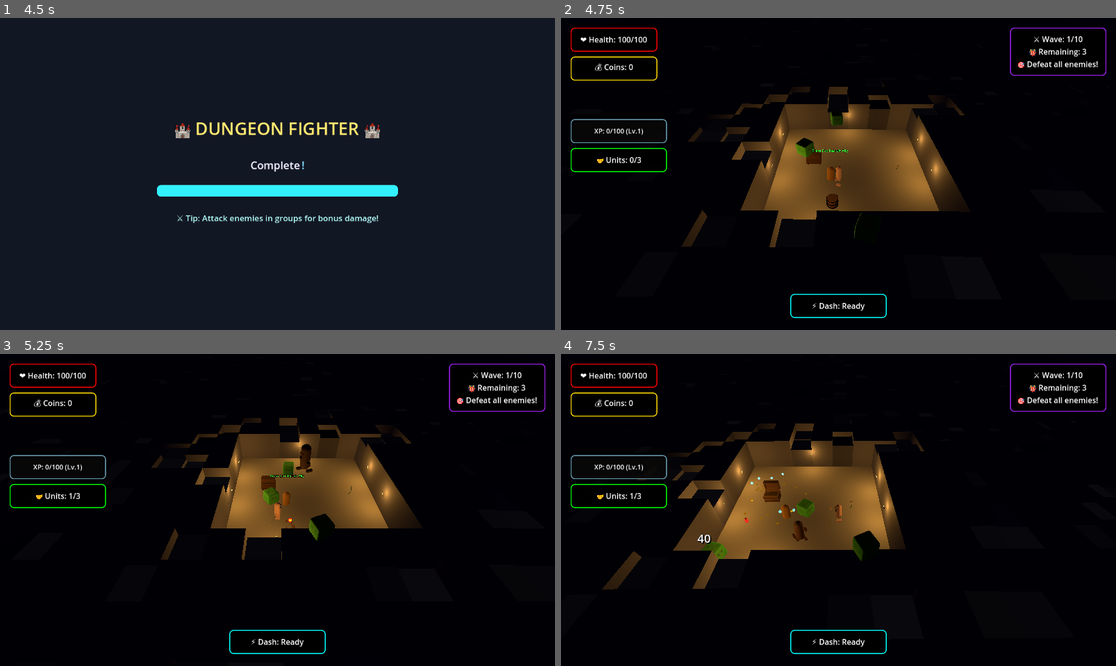
Above: before the commit, frames 1-4 (two rows, left to right).
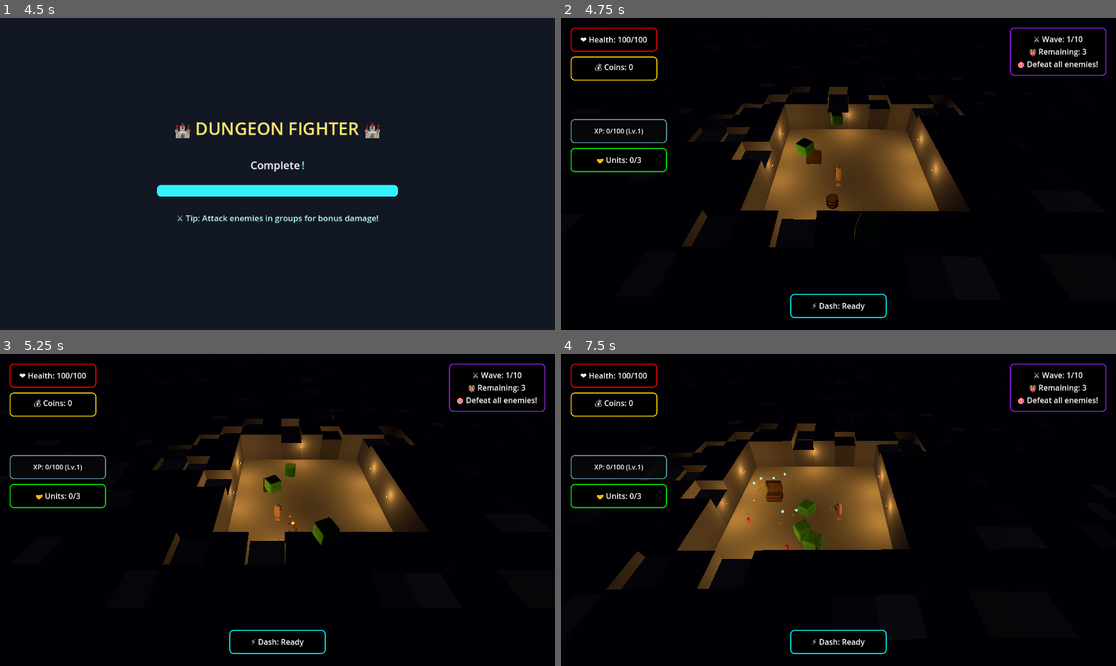
Above: after the commit, the same moments.

Repository: thaner66666666/game-1
Game: Godot game, scene res://Scenes/main.tscn
Same seed, same stepped clock (60 frames per second), same inputs: the game is played once before the commit and once after it.
Inputs (mouse positions are in pixels of both pictures, inside the frame that each line leads up to):
- Up to frame 1 (4.5 s): tap Enter at 0.5, 4.25 s; move the mouse to (399, 158) at 0.52 s; hold D (move_right) 0.53-1.28 s; hold E (interaction) 0.53-1.28 s; click (399, 158) at 0.67 s; move the mouse to (166, 189) at 1.27 s; hold S (move_down) 1.28-2.03 s; click (166, 189) at 1.35 s; tap E (interaction) at 1.55, 3.05, 4.35 s; move the mouse to (333, 105) at 2.02 s; hold D (move_right) 2.03-2.78 s; hold E (interaction) 2.03-2.78 s; tap Space (dash) at 2.1, 3.5 s; move the mouse to (249, 236) at 2.77 s; hold W (move_up) 2.78-3.53 s; tap Q (drop_weapon) at 2.85 s; click (249, 236) at 2.92 s; move the mouse to (444, 220) at 3.52 s; hold E (interaction) 3.53-4.28 s; hold A (move_left) from 3.53 s (still down); move the mouse to (111, 127) at 4.27 s
- Up to frame 2 (4.75 s): keep holding A (move_left)
- Up to frame 3 (5.25 s): move the mouse to (305, 510) at 5.02 s; release A (move_left) at 5.03 s; hold S (move_down) from 5.03 s (still down); hold E (interaction) from 5.03 s (still down); click (305, 510) at 5.1 s
- Up to frame 4 (7.5 s): move the mouse to (755, 432) at 5.77 s; release S (move_down) at 5.78 s; release E (interaction) at 5.78 s; hold D (move_right) 5.78-6.53 s; tap Space (dash) at 5.85 s; tap E (interaction) at 6.05, 6.8, 7.35 s; move the mouse to (960, 494) at 6.52 s; hold W (move_up) 6.53-7.28 s; hold Q (drop_weapon) 6.53-7.28 s; move the mouse to (727, 525) at 7.27 s; hold D (move_right) from 7.28 s (still down); click (727, 525) at 7.42 s

Frame 1 is identical in both runs. In frame 2, less than 0.1% of the frame differs, in the area x 22-79%, y 22-73%; in frame 3, 2.8%, in the area x 12-80%, y 19-68%; in frame 4, 2.7%.

Commit message:
Fix recruiter

Diff:
--- a/dot gds/recruiter_npc.gd
+++ b/dot gds/recruiter_npc.gd
@@ -4,6 +4,8 @@
 @export var ally_scene: PackedScene = preload("res://allies/ally.tscn")
 @export var recruitment_cost := 0  # Could add coin cost later
 @export var max_allies := 6
+
+signal ally_recruited
 
 var player_in_range := false
 var interaction_text: Label3D
@@ -101,6 +103,9 @@
 		new_ally.ally_died.connect(_on_ally_died)
 		_update_ui_units()
 		print("👤 Recruited new ally! Total allies: ", current_allies.size() + 1)
+		# Emit signal and queue_free recruiter
+		ally_recruited.emit()
+		queue_free()
 	else:
 		print("❌ No ally scene assigned!")
 
@@ -125,3 +130,9 @@
 	if has_node("../UI/AllyCounter"):
 		var counter_label = get_node("../UI/AllyCounter")
 		counter_label.text = str(current_allies_count, " / ", max_allies)
+
+func connect_recruit_signal():
+	ally_recruited.connect(_on_ally_recruited)
+
+func _on_ally_recruited():
+	queue_free()
--- a/dot gds/simple_room_generator.gd
+++ b/dot gds/simple_room_generator.gd
@@ -161,60 +161,6 @@
 	# Spawn a chest randomly in the first room
 	_spawn_treasure_chest_random_in_room(starting_room)
 	_spawn_destructible_objects_in_room(starting_room)  # NEW: Spawn destructibles
-
-	# SPAWN TEST SWORD IN ROOM ONE (center)
-	if weapon_pickup_scene:
-		var sword_resource = null
-		if typeof(WeaponPool) != TYPE_NIL:
-			sword_resource = WeaponPool.get_weapon_by_name("Iron Sword")
-		if not sword_resource:
-			# fallback: load directly
-			sword_resource = load("res://Weapons/iron_sword.tres")
-		if sword_resource:
-			var sword_pickup = weapon_pickup_scene.instantiate()
-			add_child(sword_pickup)
-			sword_pickup.global_position = Vector3(
-				(starting_room.get_center().x - map_size.x / 2) * 2.0,
-				0.5,
-				(starting_room.get_center().y - map_size.y / 2) * 2.0
-			)
-			sword_pickup.set_weapon_resource(sword_resource)
-			print("🗡️ Test sword spawned in room one!")
-
-	# SPAWN BOW IN ROOM ONE (center, offset)
-	if weapon_pickup_scene:
-		var bow_resource = null
-		if typeof(WeaponPool) != TYPE_NIL:
-			bow_resource = WeaponPool.get_weapon_by_name("Wooden Bow")
-		if not bow_resource:
-			bow_resource = load("res://Weapons/wooden_bow.tres")
-		if bow_resource:
-			var bow_pickup = weapon_pickup_scene.instantiate()
-			add_child(bow_pickup)
-			bow_pickup.global_position = Vector3(
-				(starting_room.get_center().x - map_size.x / 2) * 2.0 + 2.5,
-				0.5,
-				(starting_room.get_center().y - map_size.y / 2) * 2.0
-			)
-			bow_pickup.set_weapon_resource(bow_resource)
-			print("🏹 Bow spawned in room one!")
-	else:
-		print("⚠️ weapon_pickup_scene not loaded, cannot spawn test sword or bow!")
-
-	# SPAWN RECRUITER NPC IN ROOM ONE
-	var recruiter_npc_scene = load("res://Scenes/recruiter_npc.tscn")
-	if recruiter_npc_scene:
-		var recruiter_npc_instance = recruiter_npc_scene.instantiate()
-		add_child(recruiter_npc_instance)
-		# Position the NPC near the center of the starting room
-		recruiter_npc_instance.global_position = Vector3(
-			(starting_room.get_center().x - map_size.x / 2) * 2.0 - 2.5, # Offset slightly from center
-			0.5, # Y position (adjust as needed)
-			(starting_room.get_center().y - map_size.y / 2) * 2.0
-		)
-		print("👤 Recruiter NPC spawned in room one!")
-	else:
-		print("⚠️ Recruiter NPC scene not loaded, cannot spawn recruiter!")
 
 	# --- TORCH PLACEMENT LOGIC (FIXED) ---
 	_spawn_torches_in_room(starting_room)
@@ -638,6 +584,28 @@
 	new_room_generated.emit(new_room)
 
 	_spawn_destructible_objects_in_room(new_room)  # NEW: Spawn destructibles
+
+	# --- RANDOM RECRUITER NPC SPAWN ---
+	if randi_range(1, 4) == 1: # 25% chance
+		var recruiter_npc_scene = load("res://Scenes/recruiter_npc.tscn")
+		if recruiter_npc_scene:
+			var recruiter_npc_instance = recruiter_npc_scene.instantiate()
+			add_child(recruiter_npc_instance)
+			# Position recruiter randomly in the new room
+			var center = new_room.get_center()
+			var offset = Vector2(randf_range(-2, 2), randf_range(-2, 2))
+			recruiter_npc_instance.global_position = Vector3(
+				(center.x - map_size.x / 2) * 2.0 + offset.x,
+				0.5,
+				(center.y - map_size.y / 2) * 2.0 + offset.y
+			)
+			print("👤 Recruiter NPC spawned in new room!")
+			# Connect signal for recruiter to disappear after recruiting
+			if recruiter_npc_instance.has_method("connect_recruit_signal"):
+				recruiter_npc_instance.connect_recruit_signal()
+		else:
+			print("⚠️ Recruiter NPC scene not loaded, cannot spawn recruiter!")
+	# --- END RANDOM RECRUITER NPC SPAWN ---
 
 	return new_room
 
